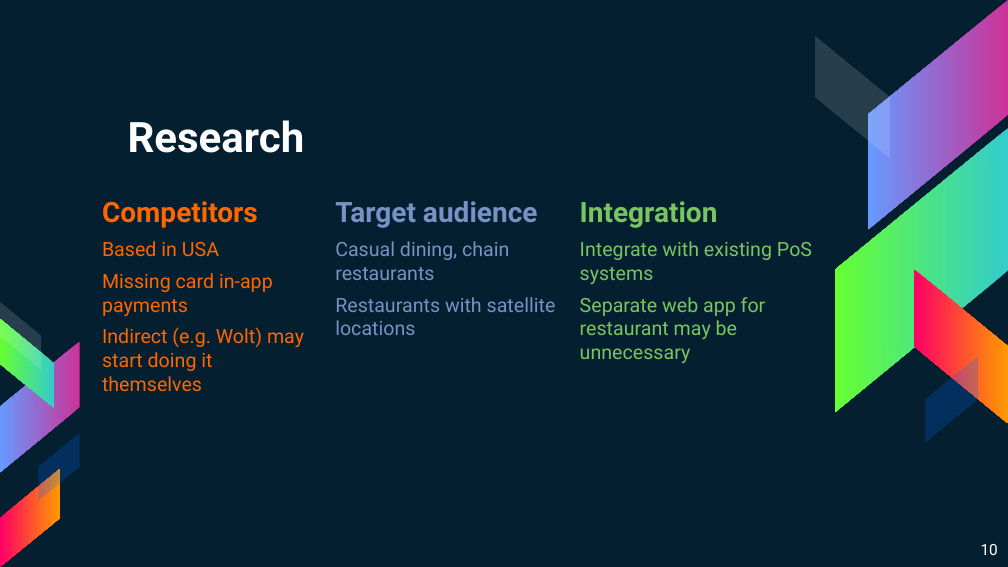
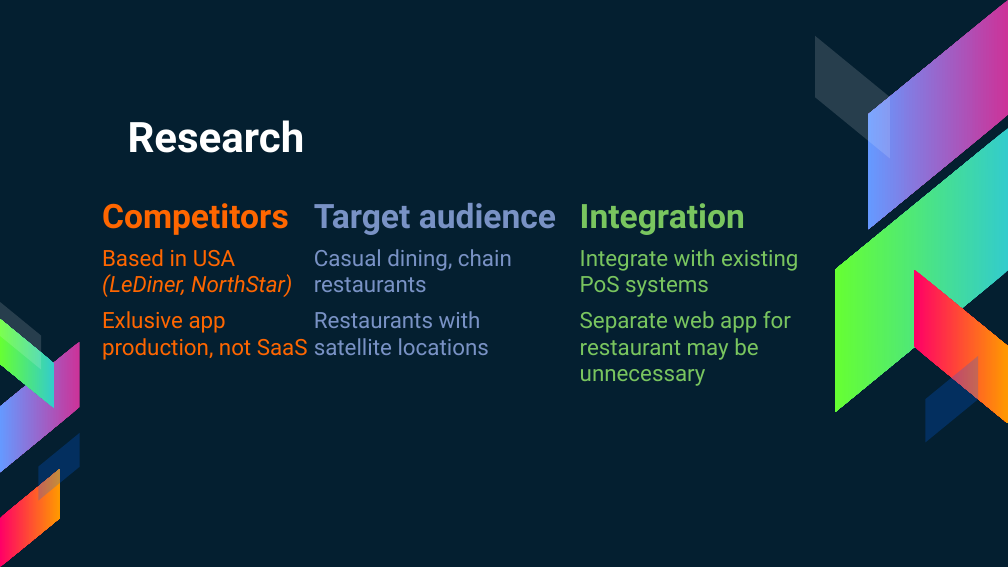
Before and after one commit to superhp/restaurant-as-a-service, a slide deck: slide 10 of PitchWaiterless.pptx. Drawn at 1008x567 pixels with LibreOffice and Linux fonts; fonts in the diff are those of the drawing. Boxes give left, top, right and bottom in pixels: in the first picture for what was removed or moved away, otherwise in the second. Text is boxed around its words. In the diff, an @@ line names an element or a change of style, - is before the commit and + after.

```diff
--- a/PitchWaiterless.pptx
+++ b/PitchWaiterless.pptx
@@ text at [102, 203, 289, 235]: size 20 to 24 pt in "Competitors" @@
@@ text "Target audience": place and size @@
-text "Target audience" at [335, 201, 556, 335]
+text "Target audience" at [314, 203, 556, 355]
@@ text "Target audience" at [314, 203, 556, 355]: size 20 to 24 pt in "Target audience"; size 14 to 16 pt in "Casual dining, chain restaurants", "Restaurants with satellite locations" @@
@@ text "Integration" at [580, 203, 798, 386]: size 20 to 24 pt in "Integration"; size 14 to 16 pt in "Integrate with existing PoS systems", "Separate web app for restaurant may be ..." @@
@@ text at [102, 249, 308, 360]: text changed; size 14 to 16 pt @@
-Based in USA
-Missing card in-app payments
-Indirect (e.g. Wolt) may start doing it themselves
+Based in USA (LeDiner, NorthStar)
+Exlusive app production, not SaaS
@@ page number removed at [981, 544, 998, 555] @@
-10
```
Also in this commit, not shown: 20 other slides changed, 2 slides added, 1 slide removed, 1 other file.
